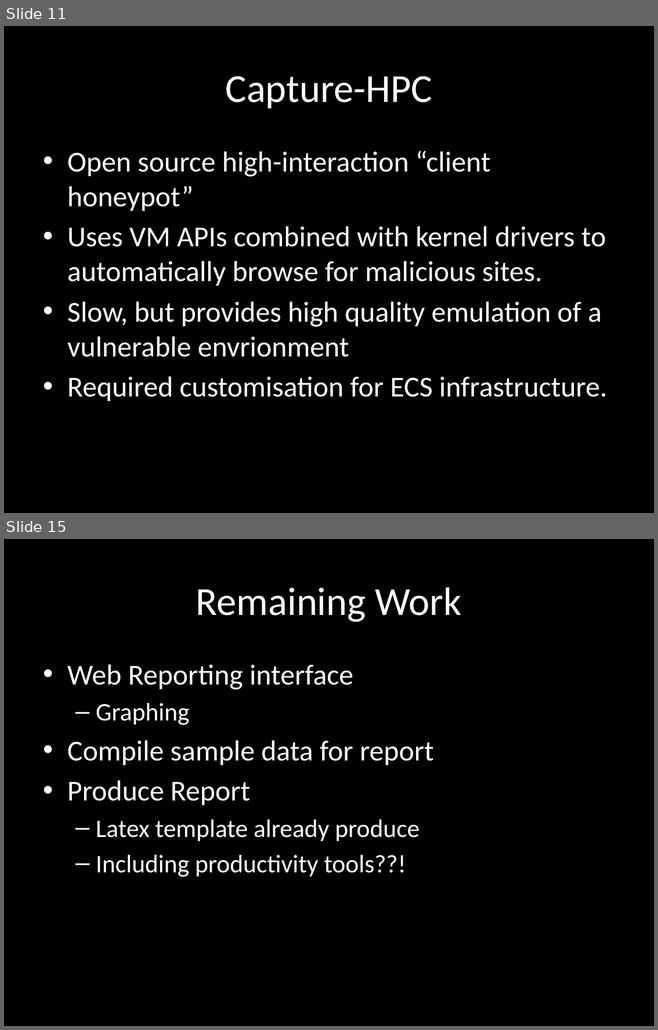
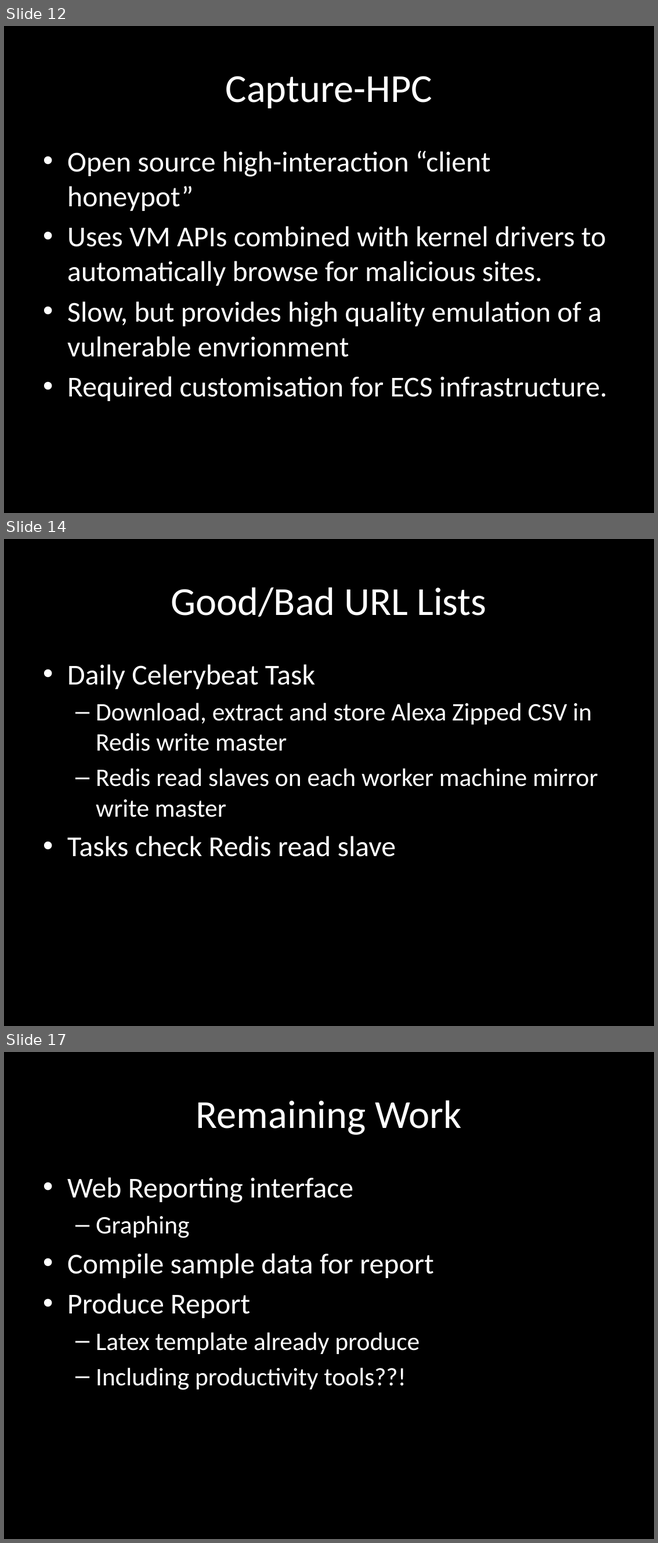
Before and after one commit to chrissorchard/malucrawl, a slide deck: doc/pres2/wk8-progress.pptx. Shown one above the other, each under a label of ours: slides 11 and 15 before the commit, slides 12, 14 and 17 after it; the slides between them are not shown. The pictures are 658x1030 and 658x1543 pixels, drawn with LibreOffice and Linux fonts; fonts in the diff are those of the drawing; background and template pictures are left out. Boxes give left, top, right and bottom in pixels: in the first picture for what was removed or moved away, otherwise in the second. Text is boxed around its words. In the diff, an @@ line names an element or a change of style, - is before the commit and + after.

```diff
--- a/doc/pres2/wk8-progress.pptx
+++ b/doc/pres2/wk8-progress.pptx
@@ slide 14 added at [4, 539, 654, 1026], background picture (left out) @@
@@ title added at [170, 587, 487, 617], 44 pt, text #FFFFFF @@
+Good/Bad URL Lists
@@ text added at [67, 664, 597, 857], 28 pt, text #FFFFFF @@
+• Daily Celerybeat Task
+  – Download, extract and store Alexa Zipped CSV in Redis write master
+  – Redis read slaves on each worker machine mirror write master
+• Tasks check Redis read slave
@@ what was slide 11 is now slide 12 @@
@@ what was slide 15 is now slide 17 @@
```
Also in this commit, not shown: 3 slides changed, 2 other slides added, 1 slide removed.
